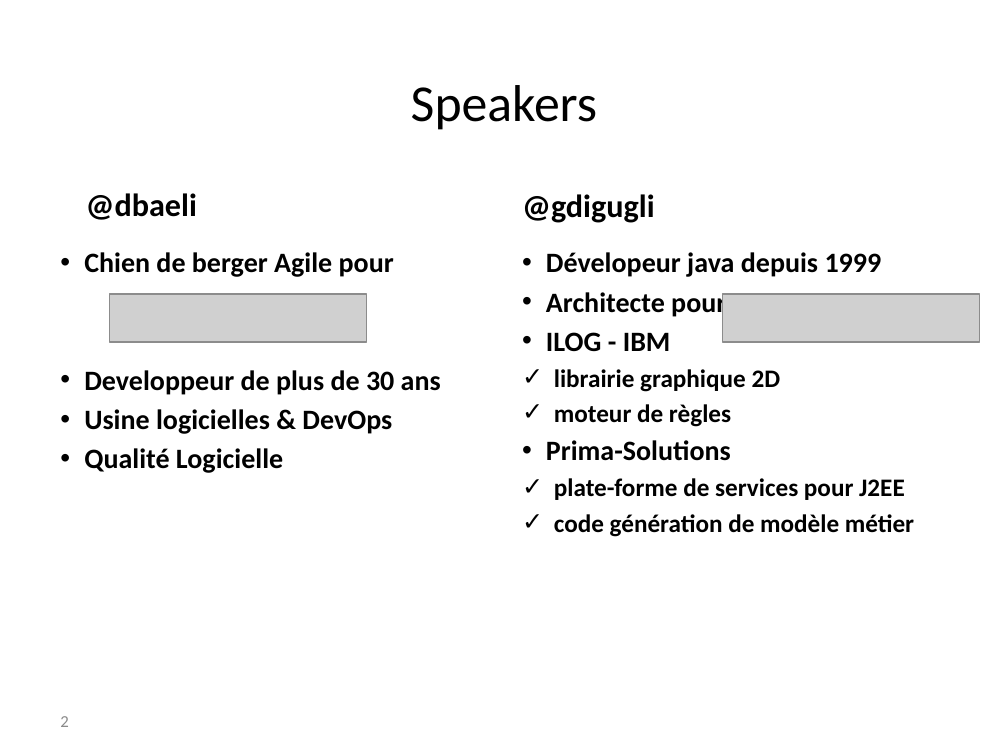
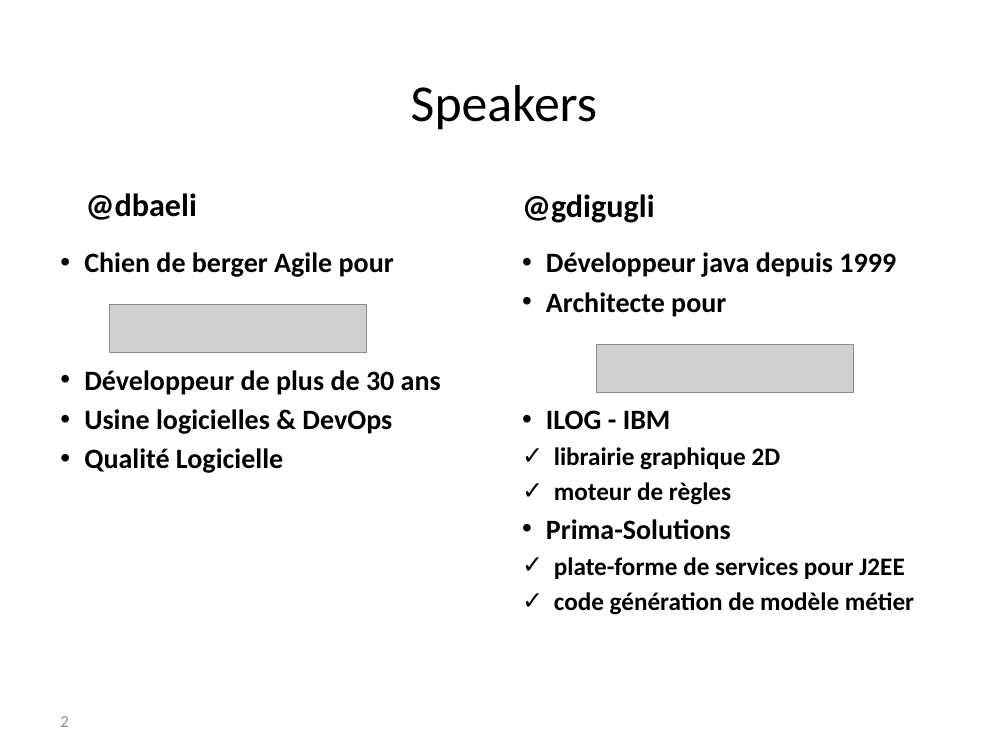
Before and after one commit to dbaeli/ez18n, a slide deck: slide 2 of ez18n-slides/ez18n_hands_on.pptx. Drawn at 1008x756 pixels with LibreOffice and Linux fonts; fonts in the diff are those of the drawing; grey boxes stand for pictures; background and template pictures are left out. Boxes give left, top, right and bottom in pixels: in the first picture for what was removed or moved away, otherwise in the second. Text is boxed around its words. In the diff, an @@ line names an element or a change of style, - is before the commit and + after.

```diff
--- a/ez18n-slides/ez18n_hands_on.pptx
+++ b/ez18n-slides/ez18n_hands_on.pptx
@@ text at box(546, 252, 896, 277): text changed @@
-• Dévelopeur java depuis 1999
+• Développeur java depuis 1999
@@ picture: place and size @@
-picture at box(109, 294, 367, 343)
+picture at box(109, 304, 367, 353)
@@ picture: place and size @@
-picture at box(723, 294, 981, 343)
+picture at box(597, 345, 855, 393)
@@ text at box(84, 370, 441, 395): text changed @@
-• Developpeur de plus de 30 ans
+• Développeur de plus de 30 ans
```
Also in this commit, not shown: 7 other files.
